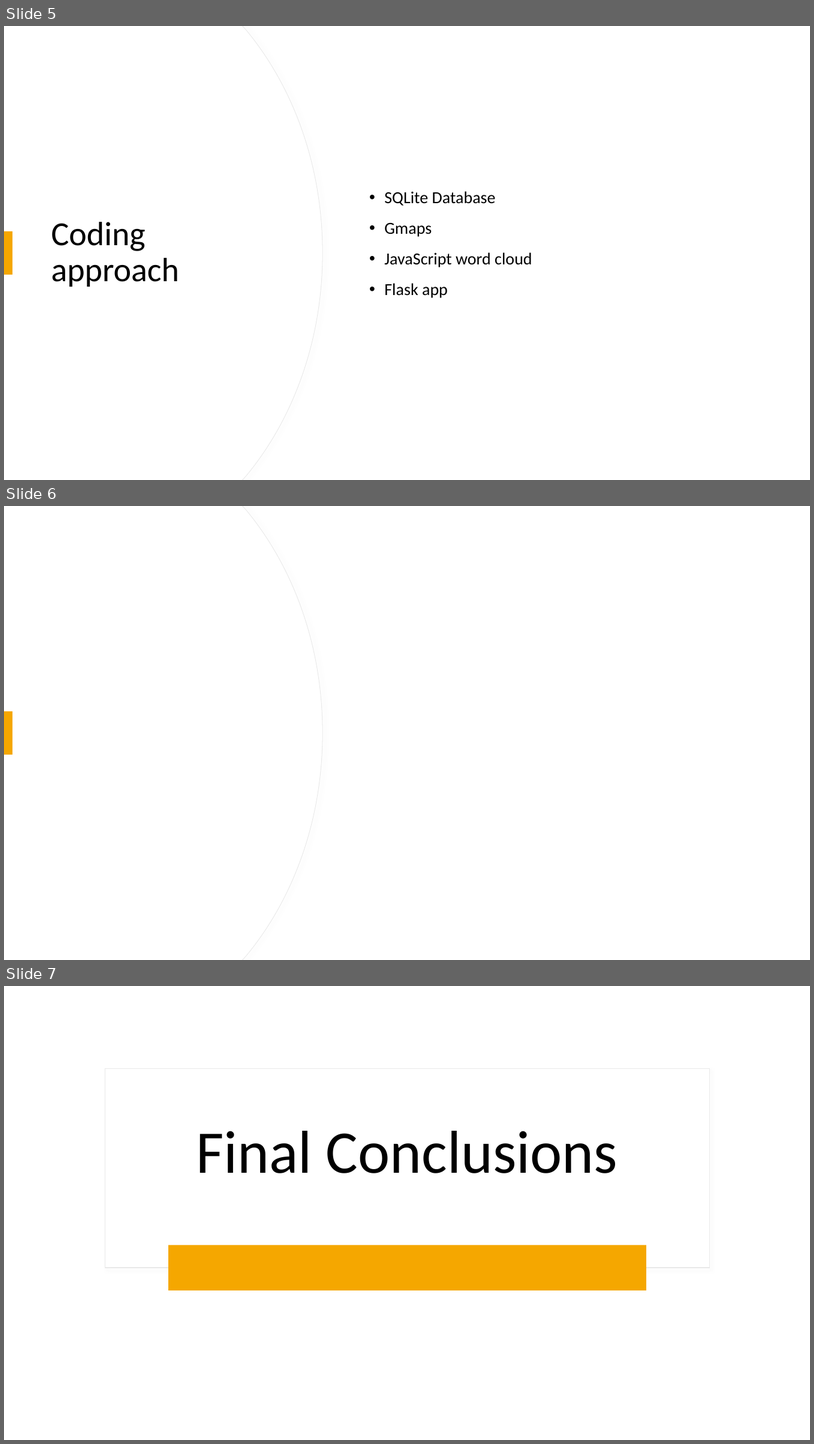
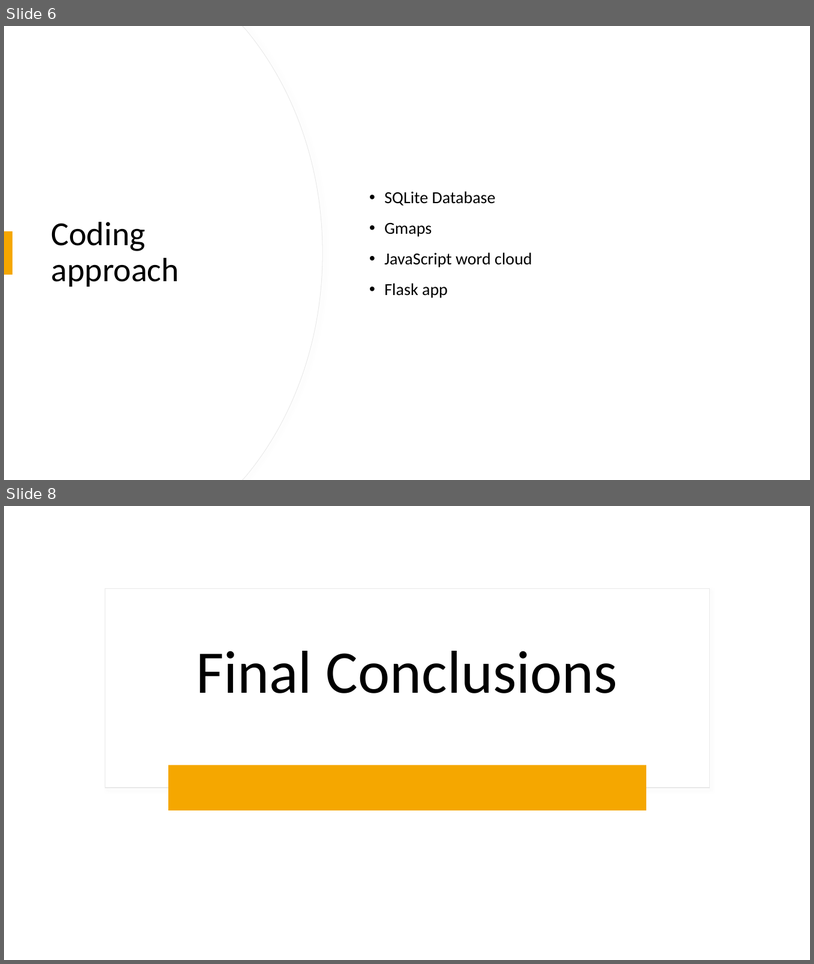
Before and after one commit to CecilyGriffin/CrimeVSCOVID-KC, a slide deck: ETL PROJECT POWERPOINT.pptx. Shown one above the other, each under a label of ours: slides 5, 6 and 7 before the commit, slides 6 and 8 after it; the slides between them are not shown. The pictures are 814x1444 and 814x964 pixels, drawn with LibreOffice and Linux fonts; fonts in the diff are those of the drawing. Boxes give left, top, right and bottom in pixels: in the first picture for what was removed or moved away, otherwise in the second. Text is boxed around its words. In the diff, an @@ line names an element or a change of style, - is before the commit and + after.

```diff
--- a/ETL PROJECT POWERPOINT.pptx
+++ b/ETL PROJECT POWERPOINT.pptx
@@ slide 6 removed at (4,506,810,960), background #FFFFFF; not listed: 2 template elements that a slide beside it also shows @@
@@ rectangle removed at (4,506,810,960) @@
@@ freeform shape removed at (4,506,323,960) @@
@@ freeform shape removed at (4,506,322,960) @@
@@ rectangle removed at (4,711,12,754) @@
@@ what was slide 5 is now slide 6 @@
@@ what was slide 7 is now slide 8 @@
```
Also in this commit, not shown: 2 slides added, 2 other files.
